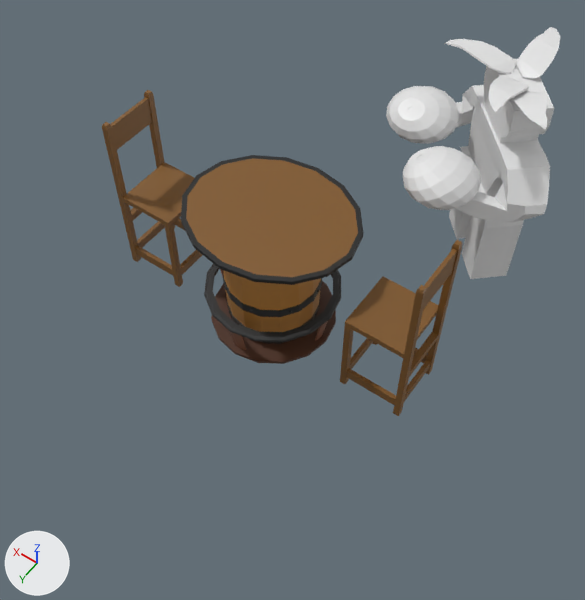
An edit to the Blender file client/assets/env/maps/lobby/lobby_items/play_table.blend, drawn before and after from the same camera.
The view is the same before and after, from a 50 mm lens placed at (-2.38, 3.08, 5.12), pointed at (-0.36, 0.25, 0.68). Every picture has the same lights, and +X, +Y and +Z are marked at lower left. The older version comes first.

Objects in the first picture: 'Chair', 'Swingus Palmus', 'Table'.
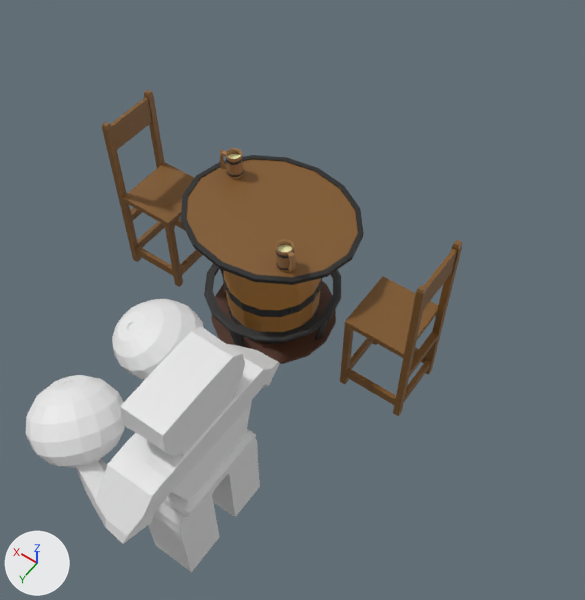
Pixel boxes (x1, y1, x2, y2) of what changed, in the pictures (585 x 600 px):
'Swingus Palmus.001', added
    after: (26, 299, 280, 573)
'Table', reshaped
    before: (181, 155, 364, 364)
    after: (181, 148, 364, 364)
'Swingus Palmus', deleted
    before: (386, 27, 560, 279)
part 1 of me_cube_002, added (brown)
    after: (220, 148, 244, 179)
part 2 of me_cube_002, added (brown)
    after: (276, 239, 296, 272)
part 3 of me_cube_002, cut back
    before: (186, 158, 358, 277)
    after: (186, 154, 358, 277)
part 4 of me_cube_002, surface changed
    both: (220, 269, 328, 347)

What the commit changed:
me_cube_002 is used by ob_table; location (0.0, 0.0, 0.0).
me_cube_002 had 1291 vertices, 1238 faces and spanned x -0.66..0.66, y -0.567..0.567, z 0.0..1.107.
me_cube_002 now has 2093 vertices, 2034 faces and spans x -0.66..0.66, y -0.567..0.567, z 0.0..1.299.
me_cube_002 part 1: a new loose piece of 384 vertices spanning x 0.392..0.553, y -0.24..-0.122, z 1.099..1.299, in mat_material (picture img_default_material_png).
me_cube_002 part 2: a new loose piece of 384 vertices spanning x -0.445..-0.284, y 0.253..0.371, z 1.099..1.299, in mat_material (picture img_default_material_png).
Part 3, on me_cube_002:
7 vertices are removed from x -0.289..0.289, y -0.248..0.248, z 1.107.
16 faces are deleted.
2 vertices move from x 0.0, y -0.248..0.248, z 1.107 to x 0.0, y -0.529..0.529, z 1.099.
27 vertices are added at x -0.401..0.51, y -0.248..0.37, z 1.099..1.24.
14 new vertices lie (0.0, 0.0, -0.008) away from vertices in x -0.624..0.624, y -0.488..0.488, z 1.107.
40 new faces join them.
me_cube_002 part 4: 24 kept faces spanning x -0.502..0.502, y -0.502..0.502, z 0.027..0.313 get new texture (UV) coordinates.
Mesh me_cube_015 is new.
It has 766 vertices, 748 faces and spans x -0.41..1.76, y -1.07..1.09, z -4.94..-0.51.
Object 'Swingus Palmus' (ob_swingus_palmus) is deleted.
Object 'Swingus Palmus.001' (ob_swingus_palmus_001) is new; it shows me_cube_015.
Its location is (-0.657, 1.61, 1.91).
Its scale is (0.47, 0.629, 0.384).
